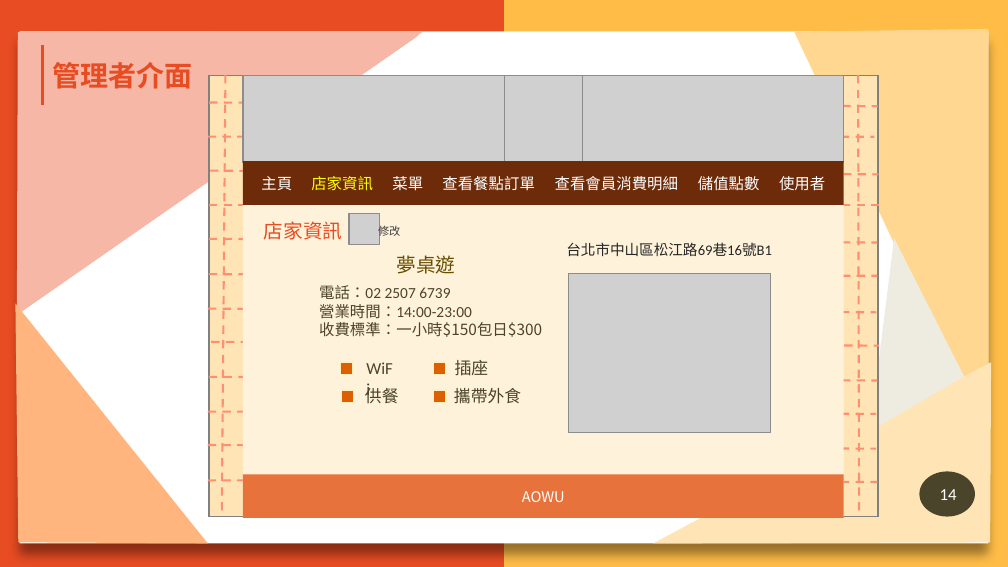
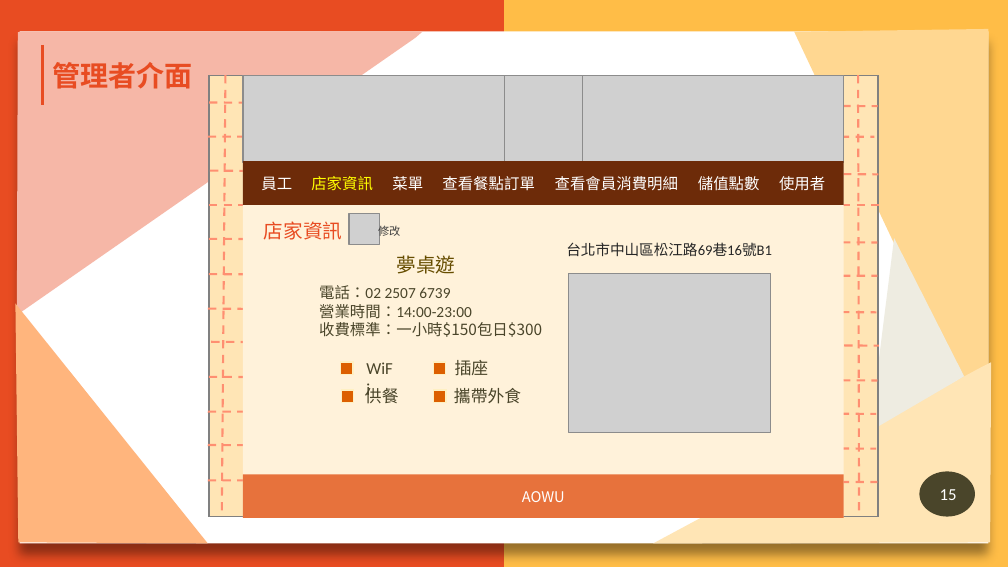
Before and after one commit to N1066442/board-game, a slide deck: slide 15 of 第109408組-AOWU桌遊GO-ppt.pptx (slide 14 before the commit). Drawn at 1008x567 pixels with LibreOffice and Linux fonts; fonts in the diff are those of the drawing; grey boxes stand for pictures; background and template pictures are left out. Boxes give left, top, right and bottom in pixels: in the first picture for what was removed or moved away, otherwise in the second. Text is boxed around its words. In the diff, an @@ line names an element or a change of style, - is before the commit and + after.

```diff
--- a/第109408組-AOWU桌遊GO-ppt.pptx
+++ b/第109408組-AOWU桌遊GO-ppt.pptx
@@ text at [261,176,292,190]: text changed @@
-主頁
+員工
@@ page number at [940,489,957,500]: text changed @@
-14
+15
```
Also in this commit, not shown: 12 other slides changed, 1 slide added.
